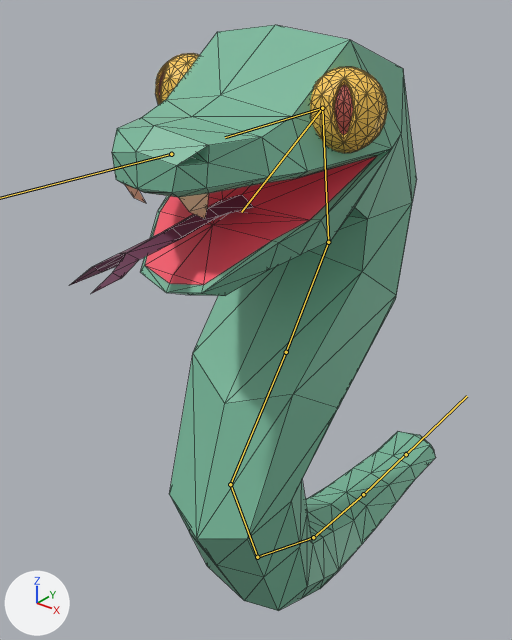
A saved change to the glTF model Snake.glb.
Before and after are seen from a 50 mm lens placed at (1.76, -2.87, 3.2), pointed at (-0.29, -0.31, 1.61). The lights are fixed; the arrows at lower left show +X, +Y and +Z. The bones that bend it are drawn over the model as lines. Mesh edges are drawn as thin lines.

Names of what the first picture shows: 'Snake'.
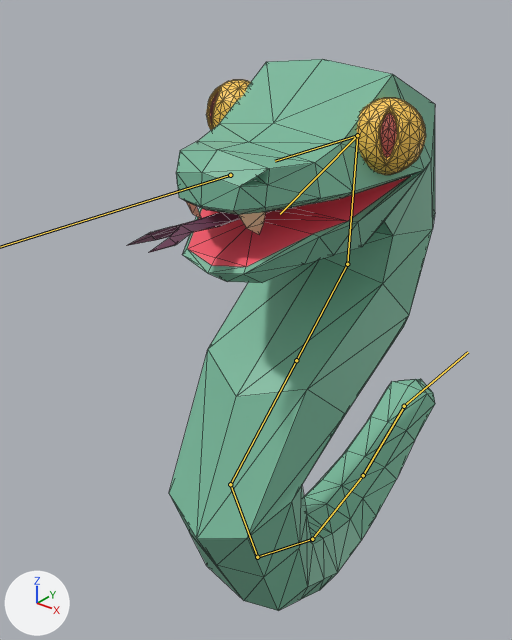
The newer file adds an action. The first version stands in its rest pose; the second is drawn at frame 14 of the action 'Idle'.

Changed parts and their boxes (x1, y1, x2, y2) in the pictures (512 x 640 px):
'Snake', posed (16% narrower)
    before: (69, 25, 436, 611)
    after: (127, 59, 435, 611)
bone 'Tail.2', root to tip
    before: (257, 557) to (313, 537)
    after: (257, 557) to (312, 539)
bone 'Tail.3', root to tip
    before: (313, 537) to (363, 494)
    after: (312, 539) to (363, 475)
bone 'Tail.4', root to tip
    before: (363, 494) to (406, 454)
    after: (363, 475) to (404, 406)
bone 'Torso.1', root to tip
    before: (230, 484) to (286, 352)
    after: (230, 484) to (296, 360)
bone 'Torso.2', root to tip
    before: (286, 352) to (328, 242)
    after: (296, 360) to (347, 264)
bone 'Torso.3', root to tip
    before: (328, 242) to (322, 108)
    after: (347, 264) to (357, 135)
bone 'Head', root to tip
    before: (322, 108) to (225, 137)
    after: (357, 135) to (275, 161)

The edits, one by one:
Bone 'Tail.2' (bone_tail_2) turns from (0, 0, 0) to (-1, 0, 0) degrees about its own x, y and z.
Bone 'Tail.3' (bone_tail_3) turns from (0, 0, 0) to (17, 0, 0) degrees about its own x, y and z.
Bone 'Tail.4' (bone_tail_4) turns from (0, 0, 0) to (12, 0, 0) degrees about its own x, y and z.
Bone 'Torso.1' (bone_torso_1) turns from (0, 0, 0) to (-10, 0, 0) degrees about its own x, y and z.
Bone 'Torso.2' (bone_torso_2) turns from (0, 0, 0) to (-3, 0, 0) degrees about its own x, y and z.
Bone 'Torso.3' (bone_torso_3) turns from (0, 0, 0) to (3, 0, 0) degrees about its own x, y and z.
Bone 'Head' (bone_head) turns from (0, 0, 0) to (8, 0, 0) degrees about its own x, y and z.
